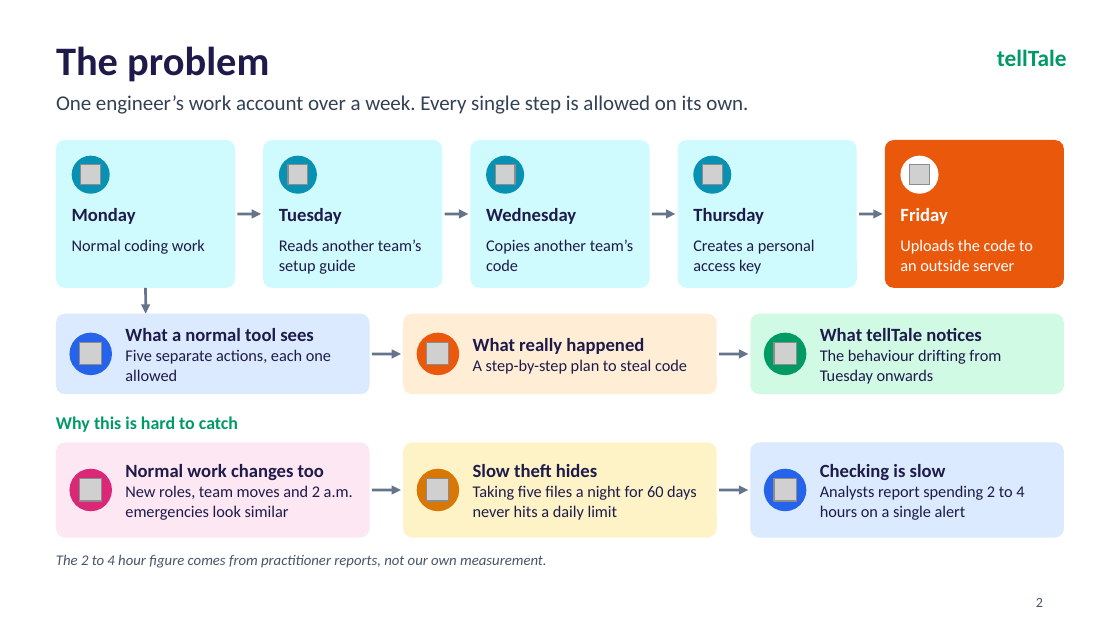
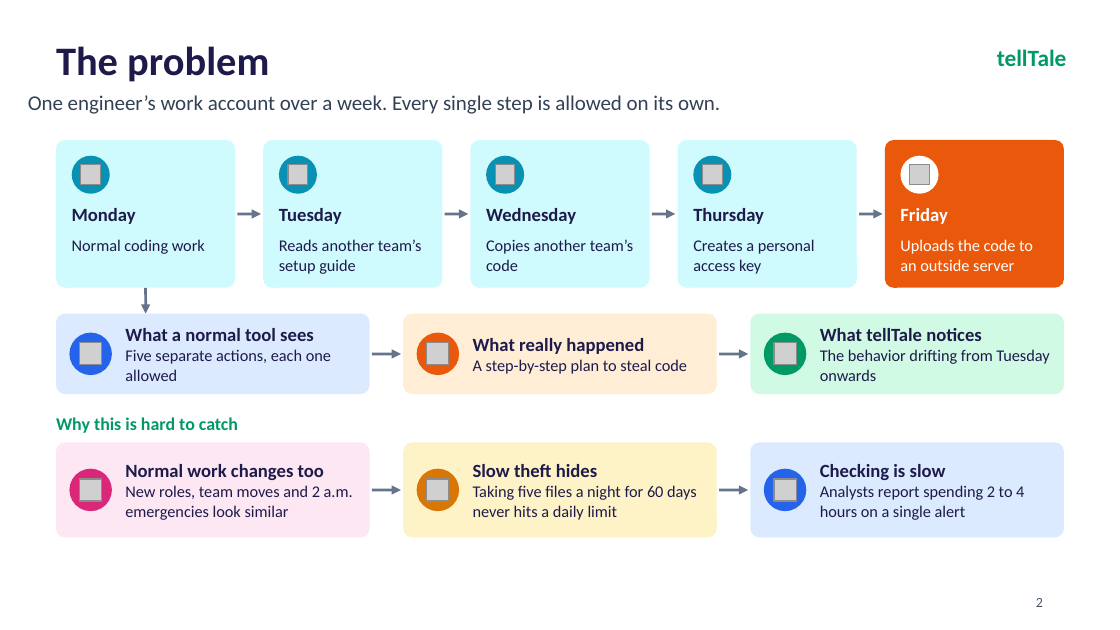
Before and after one commit to aaravgupta0202/telltale, a slide deck: slide 2 of tellTale_CyberForge_Deck.pptx. Drawn at 1120x630 pixels with LibreOffice and Linux fonts; fonts in the diff are those of the drawing; grey boxes stand for pictures; background and template pictures are left out. Boxes give left, top, right and bottom in pixels: in the first picture for what was removed or moved away, otherwise in the second. Text is boxed around its words. In the diff, an @@ line names an element or a change of style, - is before the commit and + after.

```diff
--- a/tellTale_CyberForge_Deck.pptx
+++ b/tellTale_CyberForge_Deck.pptx
@@ text "One engineer’s work account over ..." moved from (x1=56, y1=95, x2=748, y2=114) to (x1=28, y1=95, x2=720, y2=114) @@
@@ text "One engineer’s work account over ..." at (x1=28, y1=95, x2=720, y2=114): indent changed @@
@@ text at (x1=820, y1=349, x2=1049, y2=381): text changed @@
-The behaviour drifting from Tuesday onwards
+The behavior drifting from Tuesday onwards
@@ text removed at (x1=56, y1=554, x2=546, y2=568) @@
-The 2 to 4 hour figure comes from practitioner reports, not our own measurement.
```
Also in this commit, not shown: 16 other slides changed, 1 other file.
